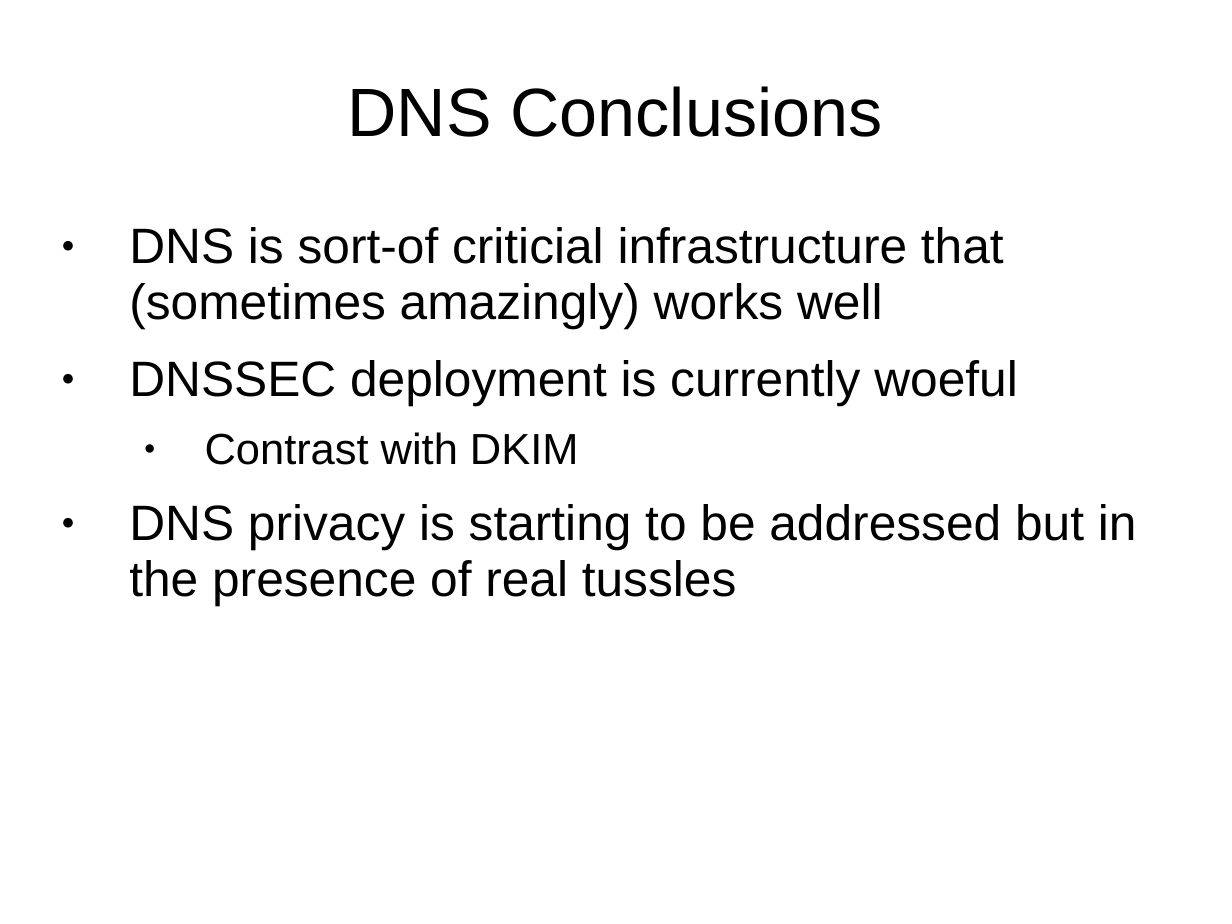
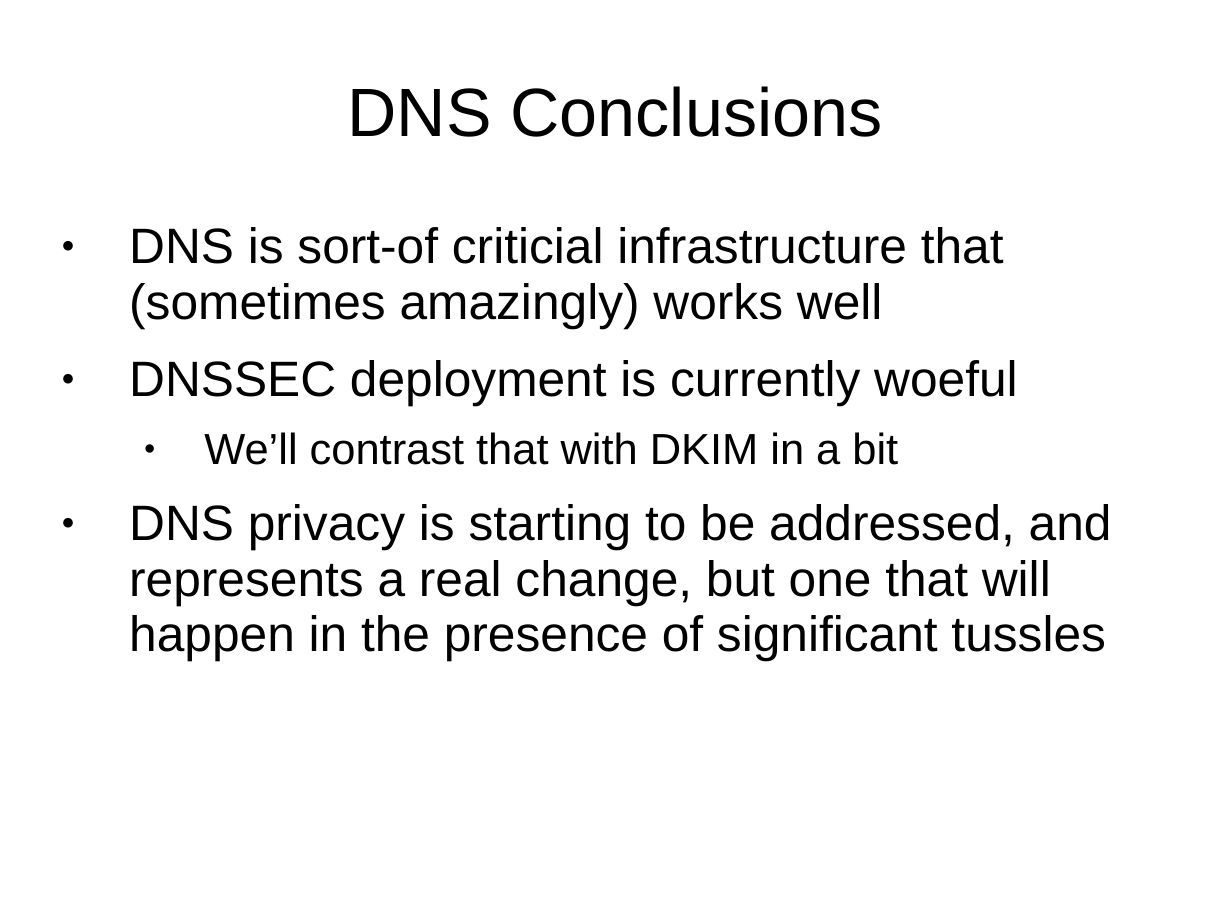
Before and after one commit to sftcd/cs7053, a slide deck: slide 25 of 2016lectures/10-dns.ppt (slide 21 before the commit). Drawn at 1232x924 pixels with LibreOffice and Linux fonts; fonts in the diff are those of the drawing. Boxes give left, top, right and bottom in pixels: in the first picture for what was removed or moved away, otherwise in the second. Text is boxed around its words. In the diff, an @@ line names an element or a change of style, - is before the commit and + after.

```diff
--- a/2016lectures/10-dns.ppt
+++ b/2016lectures/10-dns.ppt
@@ text at [129,432,1112,661]: text changed @@
-  ● Contrast with DKIM
-● DNS privacy is starting to be addressed but in the presence of real tussles
+  ● We’ll contrast that with DKIM in a bit
+● DNS privacy is starting to be addressed, and represents a real change, but one that will happen in the presence of significant tussles
```
Also in this commit, not shown: 14 other slides changed, 4 slides added, 2 other files.
